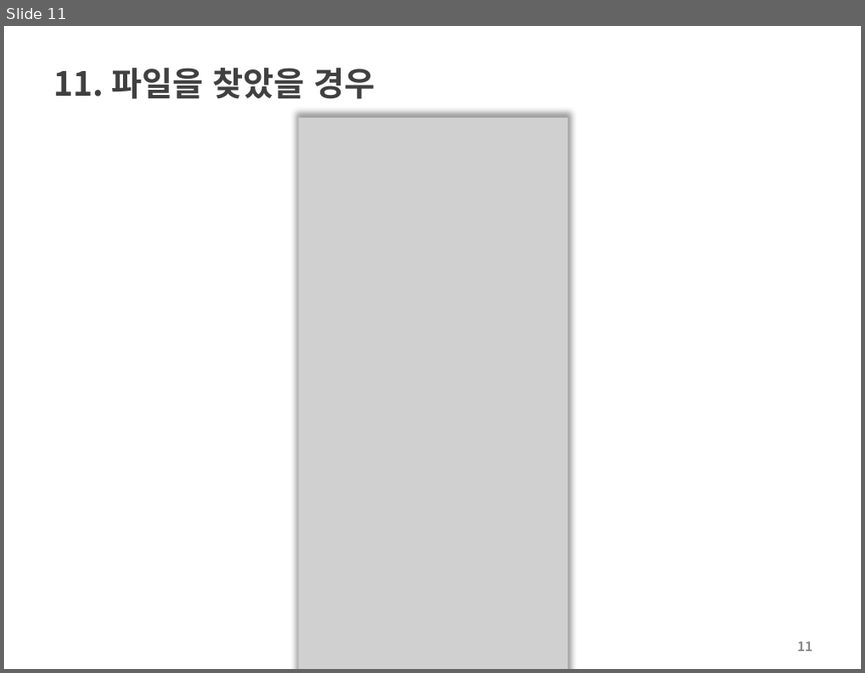
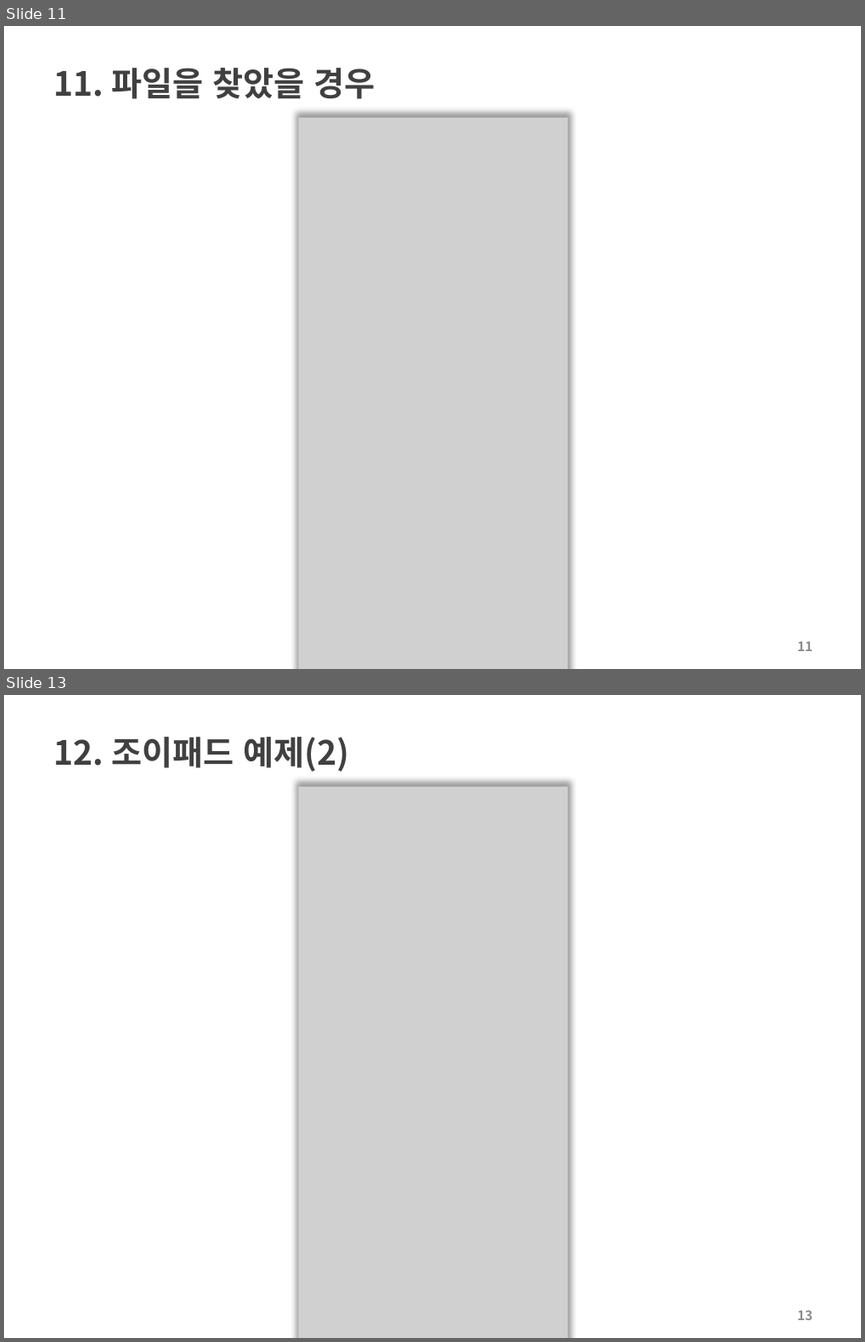
Before and after one commit to choisinho/capstone1, a slide deck: 프로토타입_최신호_이동준.pptx. Shown one above the other, each under a label of ours: slide 11 before the commit, slides 11 and 13 after it; the slides between them are not shown. The pictures are 865x673 and 865x1342 pixels, drawn with LibreOffice and Linux fonts; fonts in the diff are those of the drawing; grey boxes stand for pictures; background and template pictures are left out. Boxes give left, top, right and bottom in pixels: in the first picture for what was removed or moved away, otherwise in the second. Text is boxed around its words. In the diff, an @@ line names an element or a change of style, - is before the commit and + after.

```diff
--- a/프로토타입_최신호_이동준.pptx
+++ b/프로토타입_최신호_이동준.pptx
@@ slide 13 added at <box>4,695,861,1338</box>, background #FFFFFF @@
@@ title added at <box>54,737,349,771</box>, 28 pt, text #404040, bold @@
+12. 조이패드 예제(2)
@@ picture added at <box>299,787,568,1338</box> @@
@@ page number added at <box>797,1310,812,1320</box>, 11 pt, text #8C8C8C, bold @@
+13
```
Also in this commit, not shown: 1 other slide added, 15 other files.
